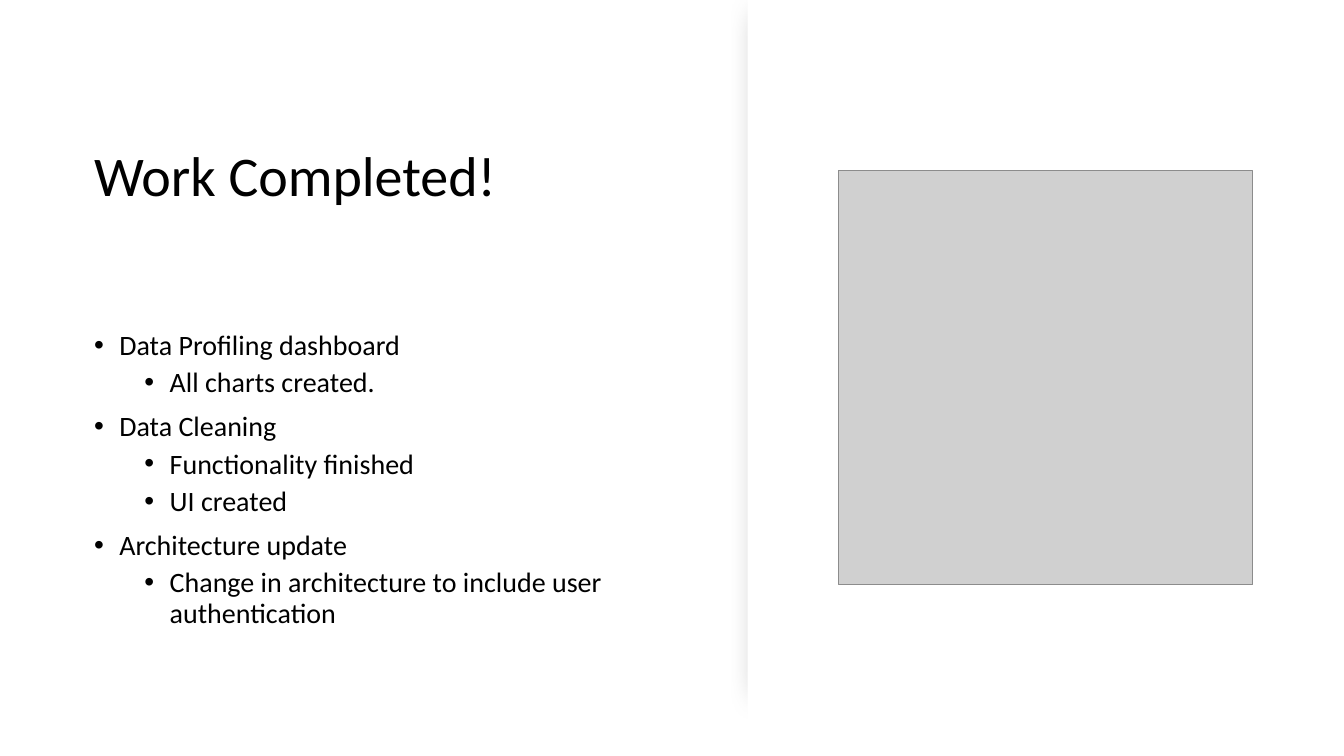
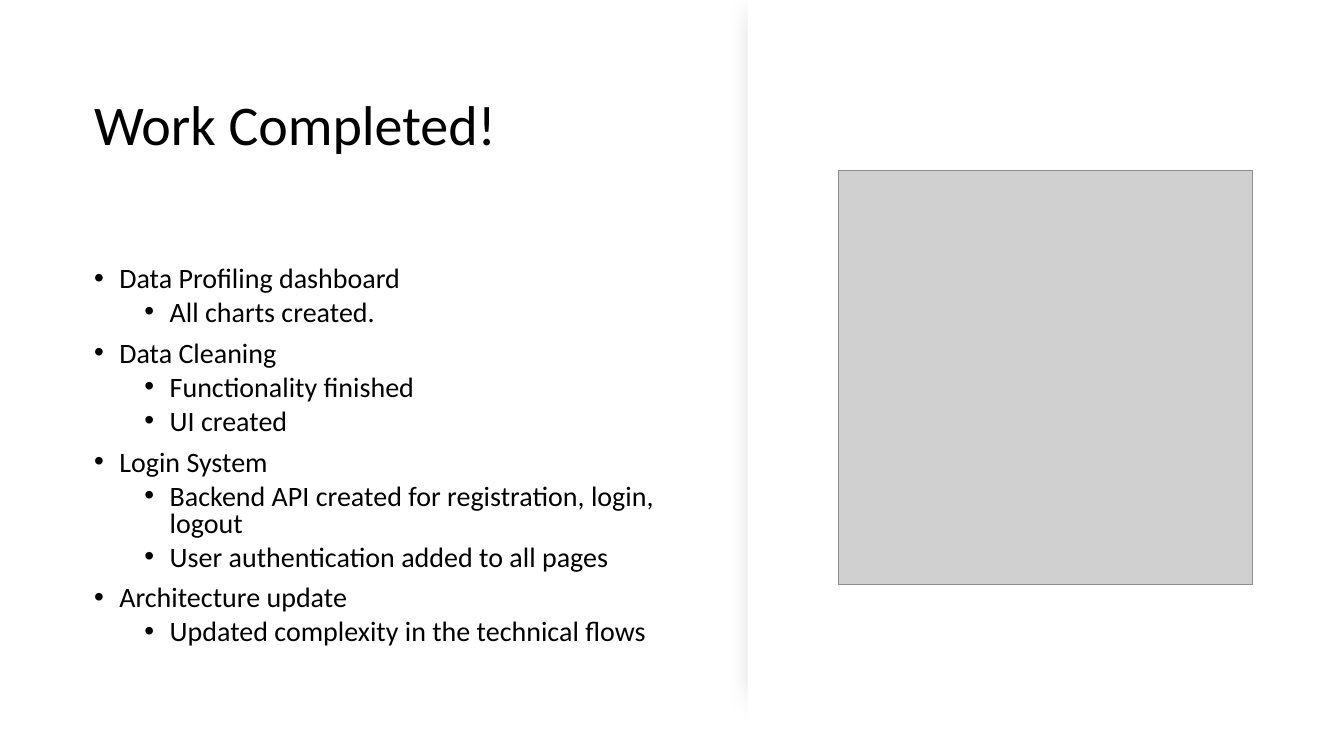
Before and after one commit to SeanMcCrossanTUD/TUD-Group-Project, a slide deck: slide 3 of Project supporting Artifacts/Friday Presentations/presentation_Friday_0112.pptx. Drawn at 1344x756 pixels with LibreOffice and Linux fonts; fonts in the diff are those of the drawing; grey boxes stand for pictures. Boxes give left, top, right and bottom in pixels: in the first picture for what was removed or moved away, otherwise in the second. Text is boxed around its words. In the diff, an @@ line names an element or a change of style, - is before the commit and + after.

Commit message:
FAB-307: Presentation update

```diff
--- a/Project supporting Artifacts/Friday Presentations/presentation_Friday_0112.pptx
+++ b/Project supporting Artifacts/Friday Presentations/presentation_Friday_0112.pptx
@@ title "Work Completed!": place and size @@
-title "Work Completed!" at bbox=[94, 157, 496, 205]
+title "Work Completed!" at bbox=[94, 106, 496, 154]
@@ text "Data Profiling dashboard": place and size @@
-text "Data Profiling dashboard" at bbox=[119, 335, 601, 624]
+text "Data Profiling dashboard" at bbox=[119, 268, 654, 646]
@@ text at bbox=[119, 268, 414, 612]: line spacing 0.9 to 0.8 @@
@@ text at bbox=[119, 452, 654, 572]: paragraphs added @@
+• Login System
+  • Backend API created for registration, login, logout
+  • User authentication added to all pages
@@ text at bbox=[170, 621, 645, 646]: text changed @@
-  • Change in architecture to include user authentication
+  • Updated complexity in the technical flows
```
Also in this commit, not shown: 2 other slides changed, 4 slides added.
